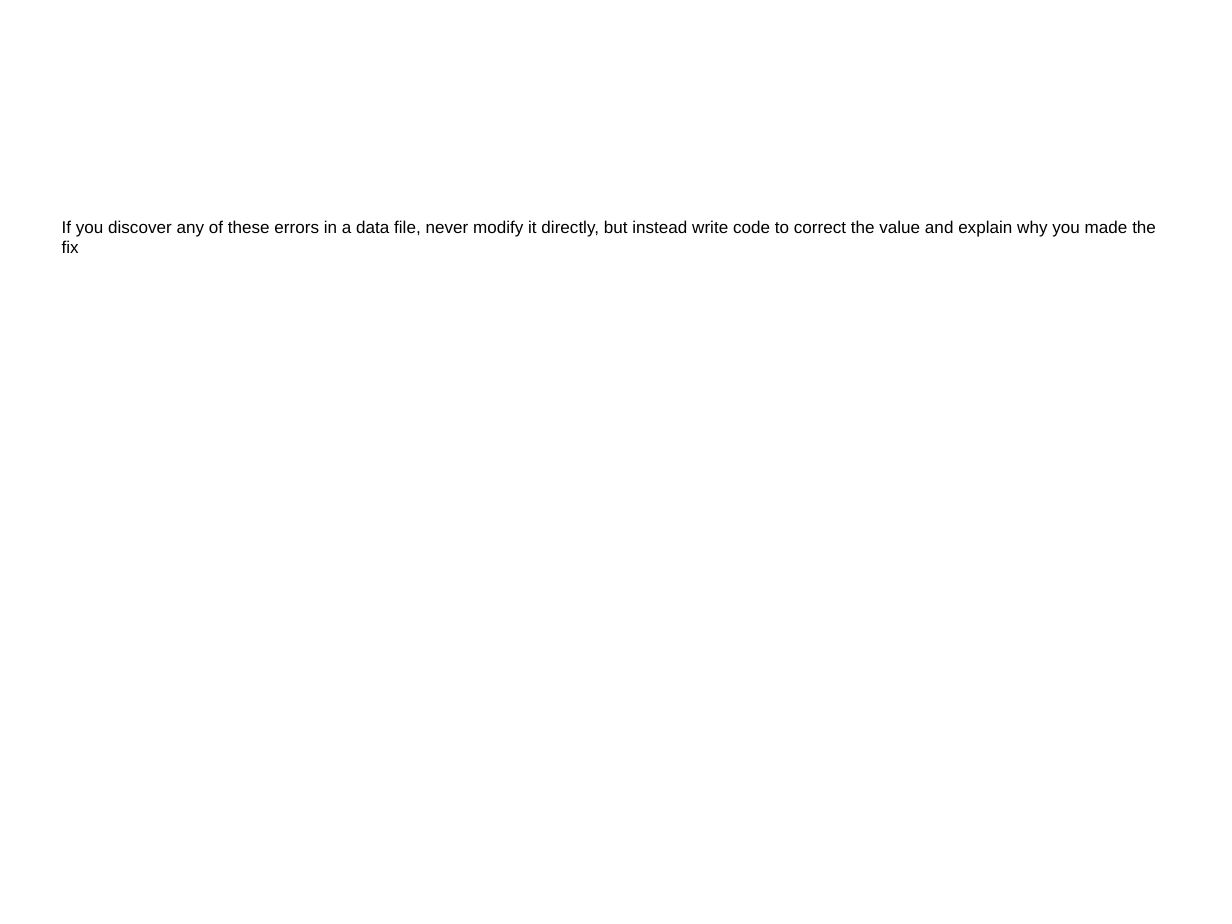
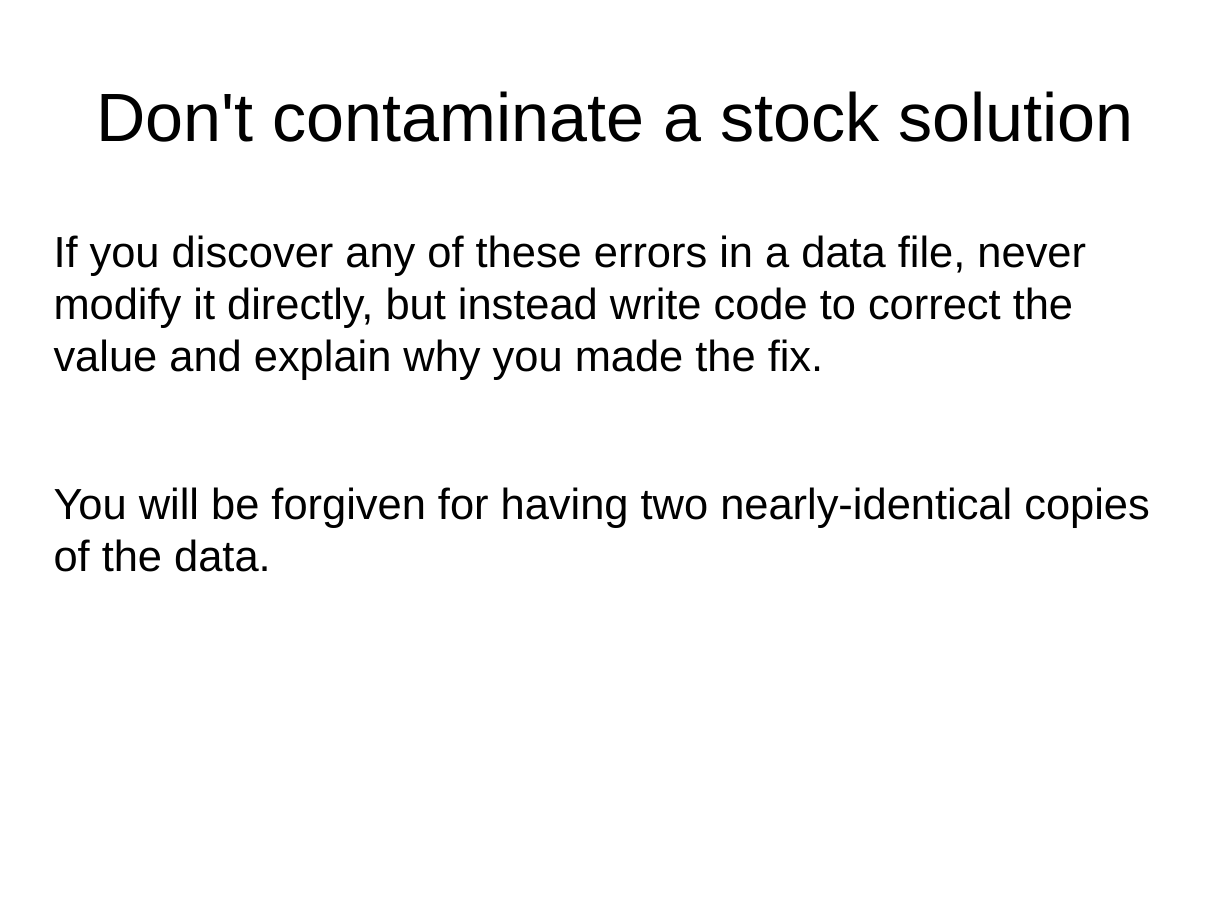
Before and after one commit to wltrimbl/uchicago-data227, a slide deck: slide 19 of slides/03-TIDY.odp (slide 15 before the commit). Drawn at 1232x924 pixels with LibreOffice and Linux fonts; fonts in the diff are those of the drawing. Boxes give left, top, right and bottom in pixels: in the first picture for what was removed or moved away, otherwise in the second. Text is boxed around its words. In the diff, an @@ line names an element or a change of style, - is before the commit and + after.

```diff
--- a/slides/03-TIDY.odp
+++ b/slides/03-TIDY.odp
@@ title added at <box>96,91,1133,142</box>, 44 pt, text #000000 @@
+Don't contaminate a stock solution
@@ text at <box>54,235,1150,572</box>: text changed; size 11 to 28 pt @@
-If you discover any of these errors in a data file, never modify it directly, but instead write code to correct the value and explain why you made the fix
+If you discover any of these errors in a data file, never modify it directly, but instead write code to correct the value and explain why you made the fix.
+You will be forgiven for having two nearly-identical copies of the data.
```
Also in this commit, not shown: 17 other slides changed, 6 slides added, 1 slide removed, 4 other files.
